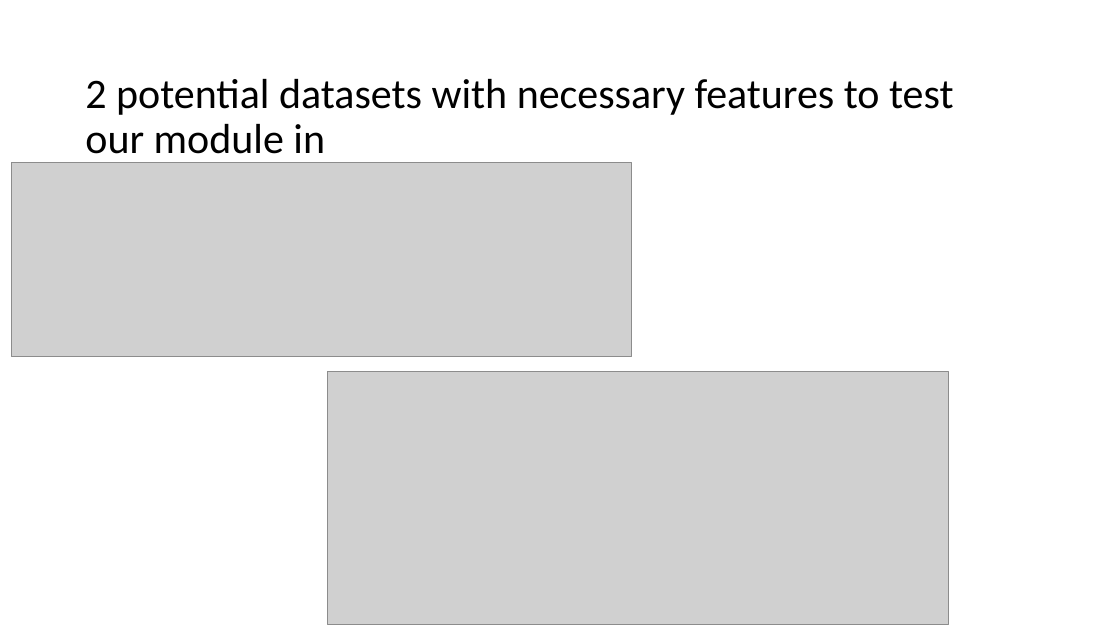
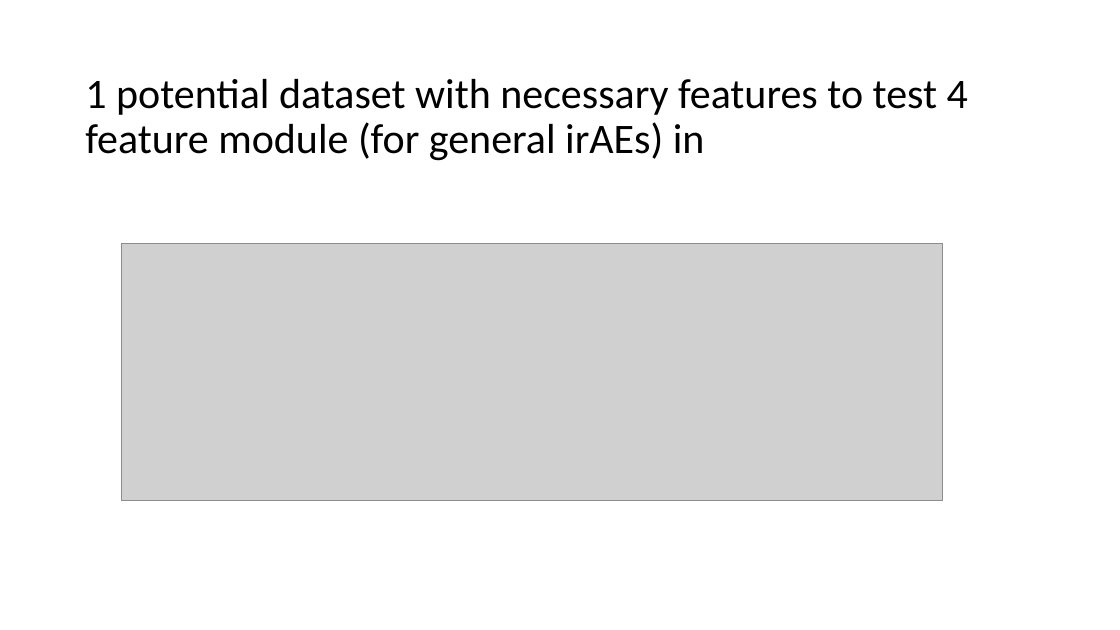
Before and after one commit to tybottorff/bottorffdocs, a slide deck: slide 8 of presentations/weekly_meetings/2024_11_21.pptx (slide 6 before the commit). Drawn at 1120x630 pixels with LibreOffice and Linux fonts; fonts in the diff are those of the drawing; grey boxes stand for pictures. Boxes give left, top, right and bottom in pixels: in the first picture for what was removed or moved away, otherwise in the second. Text is boxed around its words. In the diff, an @@ line names an element or a change of style, - is before the commit and + after.

```diff
--- a/presentations/weekly_meetings/2024_11_21.pptx
+++ b/presentations/weekly_meetings/2024_11_21.pptx
@@ title at <box>85,79,968,161</box>: text changed @@
-2 potential datasets with necessary features to test our module in
+1 potential dataset with necessary features to test 4 feature module (for general irAEs) in
@@ picture: place and size @@
-picture at <box>11,162,632,356</box>
+picture at <box>122,243,944,500</box>
@@ picture removed at <box>328,371,949,624</box> @@
```
Also in this commit, not shown: 3 other slides changed, 3 slides added, 1 slide removed.
